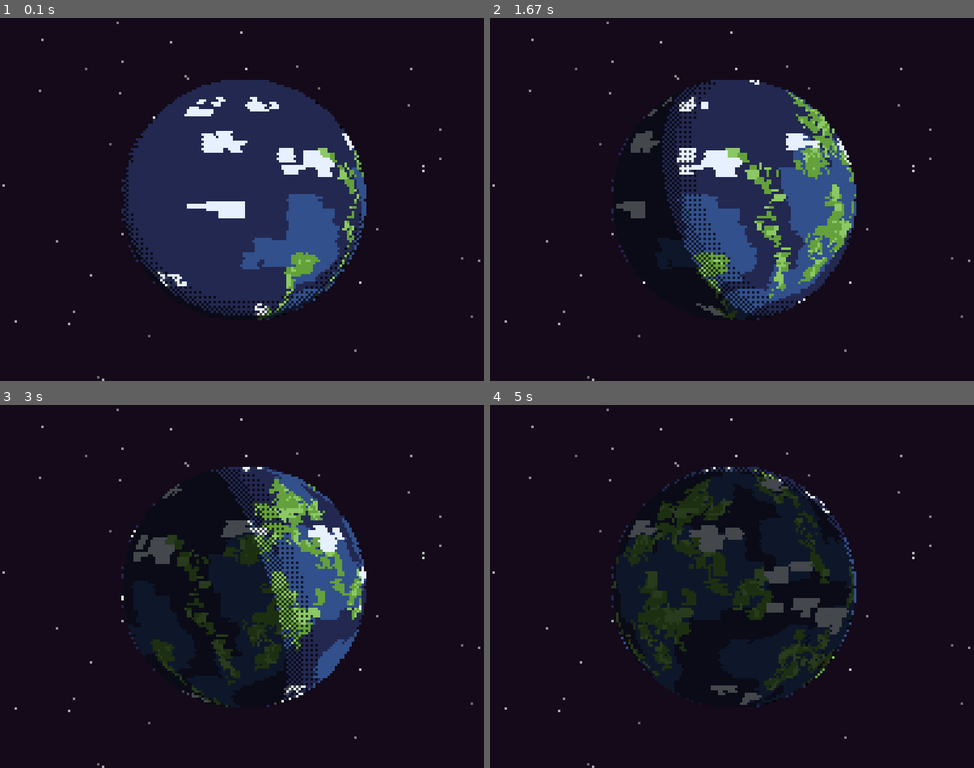
Above: before the commit, frames 1-4 (two rows, left to right).
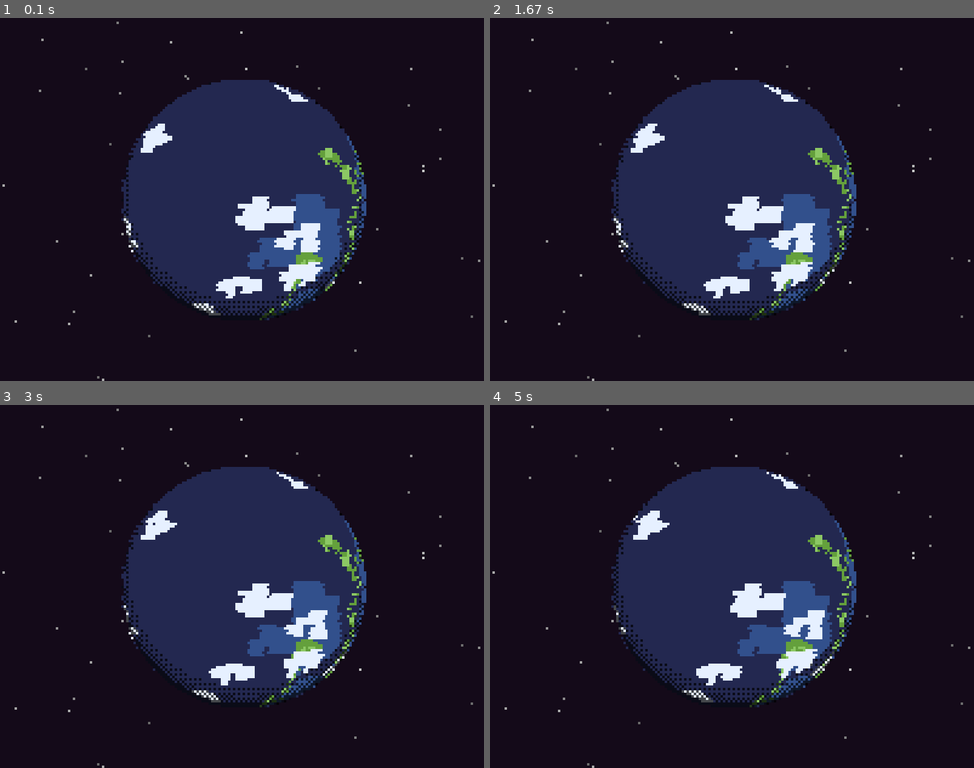
Above: after the commit, the same moments.

Repository: Thak676/pygame_planet_generator
Game: pygame game, started from main.py
The game is run twice, just before and just after one commit, with the same random seed, the same clock (stepped at 60 frames per second) and the same inputs.
Inputs:
- Up to frame 1 (0.1 s): no input
- Up to frame 2 (1.67 s): no input
- Up to frame 3 (3 s): no input
- Up to frame 4 (5 s): no input

The runs differ from the first frame. In frame 1, 5.7% of the frame differs, in the area x 25-76%, y 18-84%; in frame 2, 17%; in frame 3, 23%; in frame 4, 25%, in the area x 25-76%, y 17-84%.

Commit message:
weather independent and various speeds exposed

Diff:
--- a/main.py
+++ b/main.py
@@ -11,7 +11,9 @@
 WIDTH, HEIGHT = LOGICAL_WIDTH * SCALE_FACTOR, LOGICAL_HEIGHT * SCALE_FACTOR
 FPS = 30
 PLANET_RADIUS = 50
-ROTATION_SPEED = 1.0
+ROTATION_SPEED = 0.001
+WEATHER_SPEED = 0.001
+ORBIT_SPEED = 0.0005
 
 # Colors (Pixel Art Palette)
 C_SPACE = (20, 10, 25)
@@ -22,8 +24,8 @@
 C_CLOUD = (230, 240, 255)
 C_SHADOW = (10, 5, 15)
 
-def generate_pixel_texture(w, h):
-    """Generates a chunky, pixel-art style map."""
+def generate_base_map(w, h):
+    """Generates a chunky, pixel-art style map (Base Terrain)."""
     surf = pygame.Surface((w, h))
     surf.fill(C_OCEAN_DEEP)
 
@@ -84,35 +86,110 @@
             curr_y += random.randint(-3, 3)
 
     random.seed() # Reset seed
-
-    # 3. Clouds (Blobby shapes)
-    num_clouds = 25
-    for _ in range(num_clouds):
-        cx = random.randint(0, w)
-        cy = random.randint(0, h)
-
-        # Build cloud out of multiple small puffs
-        num_puffs = random.randint(4, 9)
+    return surf
+
+class CloudManager:
+    def __init__(self, w, h, num_clouds=15):
+        self.w, self.h = w, h
+        self.clouds = []
+        for _ in range(num_clouds):
+            self.create_cloud()
+
+    def create_cloud(self):
+        x = random.randint(0, self.w)
+        y = random.randint(int(self.h * 0.1), int(self.h * 0.9))
+
+        # Cloud composition
+        puffs = []
+        num_puffs = random.randint(5, 10)
         for _ in range(num_puffs):
-            puff_w = random.randint(4, 9)
-            puff_h = random.randint(2, 5)
-
-            # Scatter puffs around center
+            w = random.randint(4, 9)
+            h = random.randint(2, 5)
             ox = random.randint(-8, 8)
-            oy = random.randint(-3, 3)
-
-            px, py = cx + ox, cy + oy
-
-            # Draw puff
-            pygame.draw.rect(surf, C_CLOUD, (px, py, puff_w, puff_h))
-
-            # Handle wrapping for X axis
-            if px < 0:
-                pygame.draw.rect(surf, C_CLOUD, (px + w, py, puff_w, puff_h))
-            elif px + puff_w > w:
-                pygame.draw.rect(surf, C_CLOUD, (px - w, py, puff_w, puff_h))
-
-    return surf
+            oy = random.randint(-4, 4)
+            puffs.append({'ox': ox, 'oy': oy, 'w': w, 'h': h})
+
+        self.clouds.append({
+            'x': float(x),
+            'y': float(y),
+            'speed': WEATHER_SPEED + random.uniform(-0.05, 0.05),
+            # Actually since rot speed is positive, we want clouds to move distinct from terrain.
+            # Terrain moves because texture mapping u includes rot_norm.
+            # So coordinate 0 on texture basically rotates around 360 over time.
+            # Clouds at fixed X on texture rotate WITH the planet.
+            # speed here is 'wind speed' relative to ground.
+            'puffs': puffs
+        })
+
+    def update(self, rot_norm):
+        # rot_norm (0..1) is the current rotation offset of the texture mapping.
+        # The visible face of the planet roughly spans 0.5 (180 degrees) of the texture width.
+        # Visible texture U range: [rot_norm, rot_norm + 0.5] (modulo 1.0).
+
+        # Define the "Safe Zone" where clouds are visible or near-visible.
+        # We add padding to ensure we don't mutate clouds right at the edge of the screen.
+        safe_u_start = (rot_norm - 0.2) % 1.0
+        safe_u_end = (rot_norm + 0.7) % 1.0
+
+        safe_x_start = safe_u_start * self.w
+        safe_x_end = safe_u_end * self.w
+
+        is_split_safety = safe_x_end < safe_x_start
+
+        surf = pygame.Surface((self.w, self.h), pygame.SRCALPHA)
+
+        for c in self.clouds:
+            # Move cloud (Float precision for smoothness)
+            c['x'] += c['speed']
+            if c['x'] >= self.w:
+                 c['x'] -= self.w
+
+            # Check visibility / safety
+            cx = c['x']
+            in_safe_zone = False
+
+            if not is_split_safety:
+                if safe_x_start <= cx <= safe_x_end:
+                    in_safe_zone = True
+            else:
+                # Wrap case
+                if cx >= safe_x_start or cx <= safe_x_end:
+                    in_safe_zone = True
+
+            # If NOT in safe zone (deep in the back), mutate shape slightly
+            if not in_safe_zone:
+                # Mutation (Evolution)
+                if random.random() < 0.1:
+                    if c['puffs']:
+                        p = random.choice(c['puffs'])
+                        # Jitter
+                        p['ox'] += random.uniform(-0.5, 0.5)
+                        p['oy'] += random.uniform(-0.5, 0.5)
+
+                        # Clamp
+                        p['ox'] = max(-12, min(12, p['ox']))
+                        p['oy'] = max(-6, min(6, p['oy']))
+
+                    # Add/Remove puffs
+                    if random.random() < 0.02 and len(c['puffs']) < 15:
+                        c['puffs'].append({
+                            'ox': random.randint(-8, 8),
+                            'oy': random.randint(-4, 4),
+                            'w': random.randint(3, 7),
+                            'h': random.randint(2, 4)
+                        })
+                    if random.random() < 0.02 and len(c['puffs']) > 4:
+                        c['puffs'].pop()
+
+            # Draw using floats (Pygame will handle sub-pixel truncating, avoiding int() snap artifacts)
+            positions = [cx, cx - self.w, cx + self.w]
+            for dx in positions:
+                # Cull drawing for performance/sanity
+                if -30 < dx < self.w + 30:
+                     for p in c['puffs']:
+                         pygame.draw.rect(surf, C_CLOUD, (dx + p['ox'], c['y'] + p['oy'], p['w'], p['h']))
+
+        return surf
 
 def create_dither_pattern(w, h):
     s = pygame.Surface((w, h), pygame.SRCALPHA)
@@ -133,12 +210,11 @@
 
     # Texture
     tex_w, tex_h = 256, 128
-    planet_texture = generate_pixel_texture(tex_w, tex_h)
+    base_texture = generate_base_map(tex_w, tex_h)
+    clouds = CloudManager(tex_w, tex_h)
 
     # Double width for easy wrapping
     wrapped_texture = pygame.Surface((tex_w * 2, tex_h))
-    wrapped_texture.blit(planet_texture, (0, 0))
-    wrapped_texture.blit(planet_texture, (tex_w, 0))
 
     # Assets
     # Stars (small points)
@@ -167,8 +243,6 @@
     light_orbit_angle = 0.0
 
     # Rendering Config
-    SLICE_HEIGHT = 2        # Use smaller strips for blockier look? Or 1 for precision
-    # Actually, for pixel art look, we want crisp pixels.
     # 1px slice height ensures specific rows.
     SLICE_HEIGHT = 1
 
@@ -184,18 +258,27 @@
         rot_norm = rotation_angle / 360.0
 
         # Dynamic Lighting
-        light_orbit_angle += 0.02
+        light_orbit_angle += ORBIT_SPEED # Slower day/night cycle
         # Orbit the light around the planet
         lx = math.sin(light_orbit_angle)
         lz = math.cos(light_orbit_angle)
         ly = -0.3 # Slight vertical tilt
 
+        # Update Clouds
+        # We pass rotation_angle or rot_norm to help it know what's visible
+        cloud_surf = clouds.update(rot_norm) # Pass rot_norm to check visibility
+
+        # Composite Texture
+        # Combine terrain + clouds
+        planet_texture = base_texture.copy()
+        planet_texture.blit(cloud_surf, (0, 0))
+
+        # Update the wrapped texture buffer used by the renderer
+        wrapped_texture.blit(planet_texture, (0, 0))
+        wrapped_texture.blit(planet_texture, (tex_w, 0))
+
         # Re-render shadow
         shadow_overlay.fill((0,0,0,0))
-        # Lock surface for faster pixel access
-        # Note: In Pygame, individual set_at is slow.
-        # For better perf we might use PixelArray, but let's try set_at first.
-        # If it lags, we will optimize.
 
         for x, y, nx, ny, nz in pixel_normals:
              # Dot product
@@ -238,50 +321,15 @@
             tex_y = max(0, min(tex_h-1, tex_y))
 
             # Draw row
-            # To simulate 3D rotation, we sample the texture at varying intervals
-            # Center of planet = 1:1 texture scale (roughly)
-            # Edge of planet = compressed
-
-            # Optimization: Instead of drawing many small rects (which is slow in python loop),
-            # construct a row surface by scaling a chunk of texture?
-            #
-            # Yes: The visible arc represents 180 degrees (0.5 of texture width).
-            # But it's projected non-linearly.
-            #
-            # Simple "Old School" effect:
-            # Just look up texture X for each screen X using asin
-
             dest_y = planet_center_y + y_rel
             start_x = planet_center_x - int(half_width)
 
-            # This 'per-pixel' loop is dangerous in Python for performance if resolution is high.
-            # But resolution is small (100px wide max). 100 * 100 = 10k iters per frame.
-            # Should be fine for 30 FPS.
-
-            # Current row in texture
-            # We want to grab specific pixels from the texture row `tex_y`
-
-            # Let's direct pixel access?
-            # Pygame Surface access is slow.
-            # Better: Slice the texture row, scale it using a non-linear transform?
-            # No, standard transform is linear.
-
-            # Let's try the segmented approach again, but cleaner.
             # Dynamic segmentation to fix "banding" artifacts
             # We ensure segments are roughly 2 pixels wide on screen for smoothness
             num_segments = max(16, width_here // 2)
 
-            # Since theta steps are equal, the Source Texture Width is constant for all segments
-            # (Visible face is 0.5 of texture width)
-            # We calculate it once to avoid rounding jitter
             total_visible_tex_u = 0.5
             segment_tex_w = (total_visible_tex_u / num_segments) * tex_w
-
-            # We boost width slightly to overlap seams (ceil-ish approach) or handled by scale
-            # Using ceil(segment_tex_w) ensures we don't have gaps in texture reading,
-            # but scale might jitter.
-            # Best to just integerize carefully loop-by-loop or use float fallback if pygame supported it.
-            # We'll use round for x, and ceil for w.
 
             for i in range(num_segments):
                 # Screen space segments (linear in angle)
@@ -302,16 +350,10 @@
                 u1 = (t1 + math.pi/2) / (2*math.pi) + rot_norm
 
                 # Calculate pixel X in texture (wrapped)
-                # We use the double-texture tech so we just modulo the start point
                 src_x = int((u1 % 1.0) * tex_w)
-
-                # Use calculated constant width for stability, but create int rect
-                # Floating point accumulation might be an issue if we don't recalc u from i?
-                # We recalc u from i every time, so no drift.
-                src_w_pixels = int(segment_tex_w) + 1 # +1 for safety / overlap
+                src_w_pixels = int(segment_tex_w) + 1
 
                 # Draw
-                # subsurface(rect) -> scale -> blit
                 try:
                     chunk = wrapped_texture.subsurface((src_x, tex_y, src_w_pixels, 1))
                     chunk = pygame.transform.scale(chunk, (seg_w, 1))
